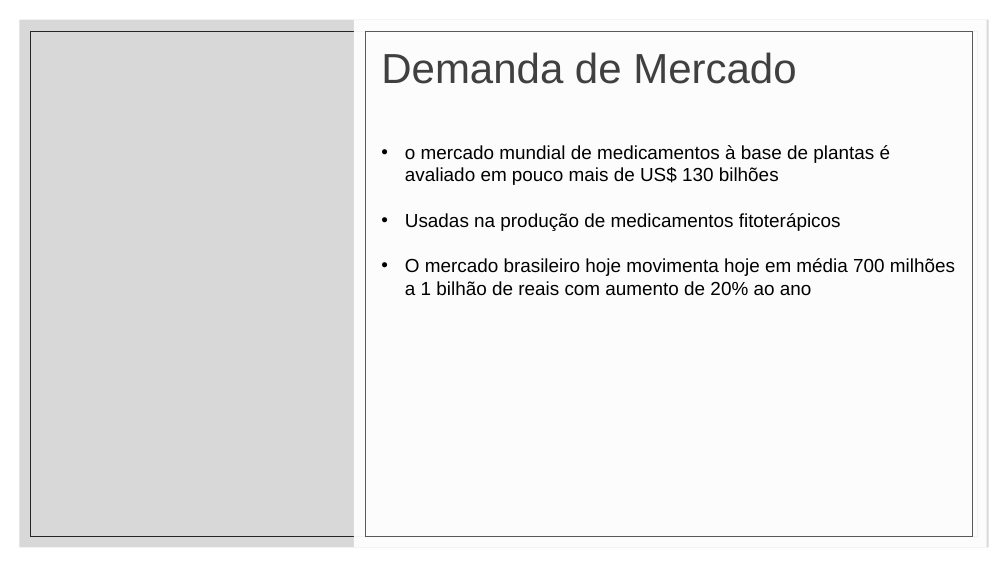
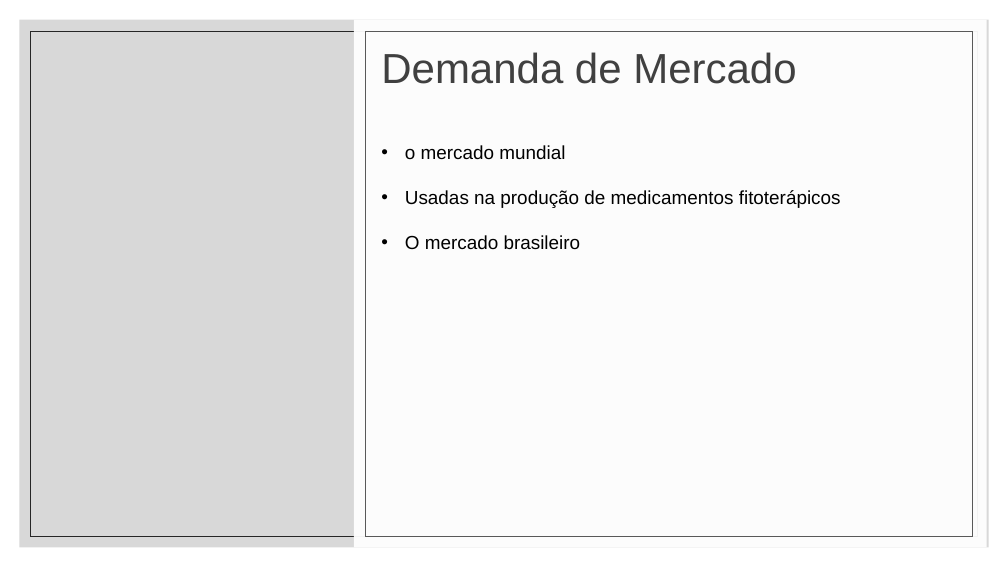
Before and after one commit to Roberto-Gomes-hub/-GroonTec, a slide deck: slide 6 of apresentacao/contextualizacao.pptx. Drawn at 1008x567 pixels with LibreOffice and Linux fonts; fonts in the diff are those of the drawing; background and template pictures are left out. Boxes give left, top, right and bottom in pixels: in the first picture for what was removed or moved away, otherwise in the second. Text is boxed around its words. In the diff, an @@ line names an element or a change of style, - is before the commit and + after.

```diff
--- a/apresentacao/contextualizacao.pptx
+++ b/apresentacao/contextualizacao.pptx
@@ text at box(405, 145, 565, 160): text changed @@
-• o mercado mundial de medicamentos à base de plantas é avaliado em pouco mais de US$ 130 bilhões
+• o mercado mundial
@@ text at box(405, 235, 581, 250): text changed @@
-• O mercado brasileiro hoje movimenta hoje em média 700 milhões a 1 bilhão de reais com aumento de 20% ao ano
+• O mercado brasileiro
```
Also in this commit, not shown: 1 other slide changed, 2 other files.
